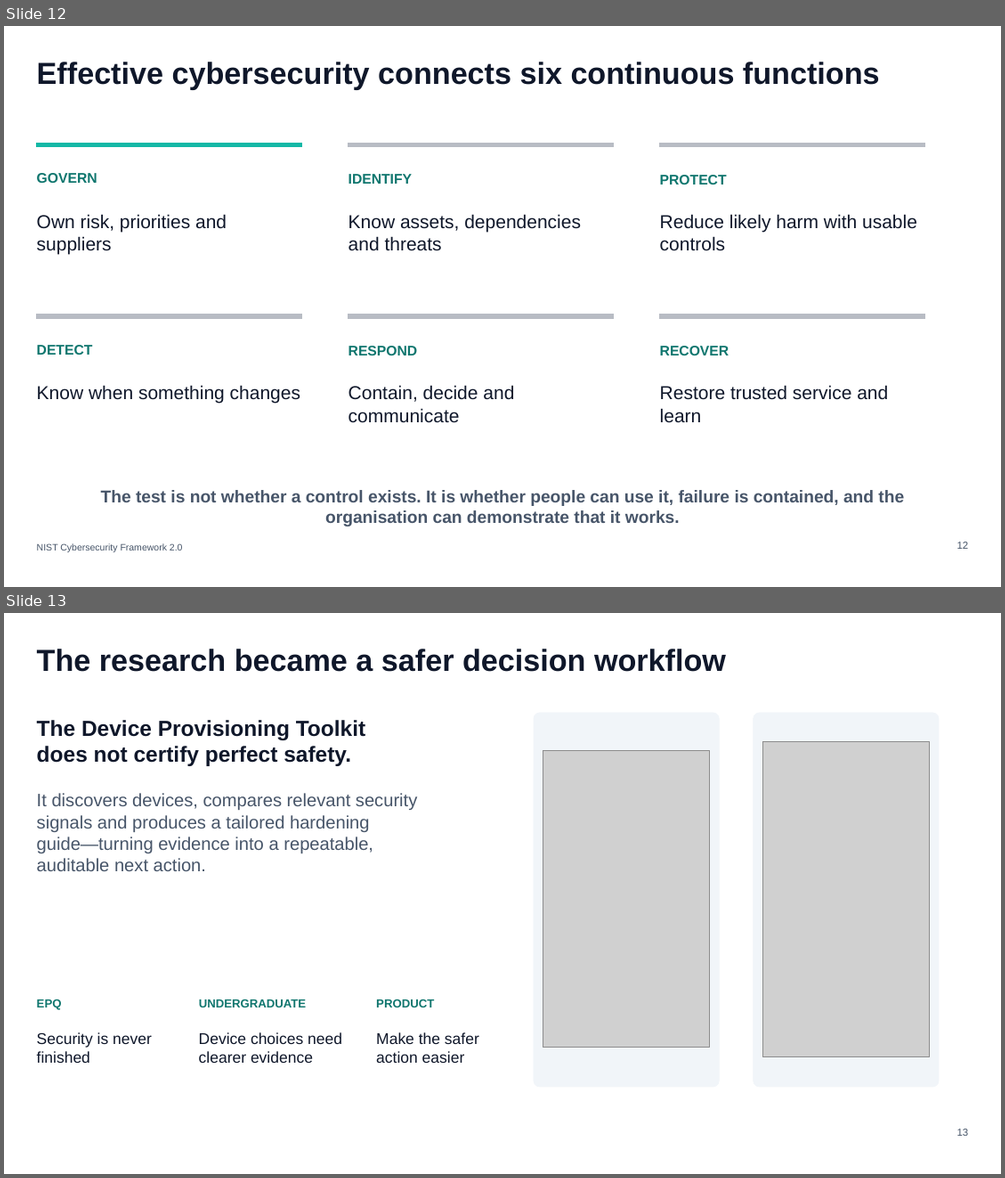
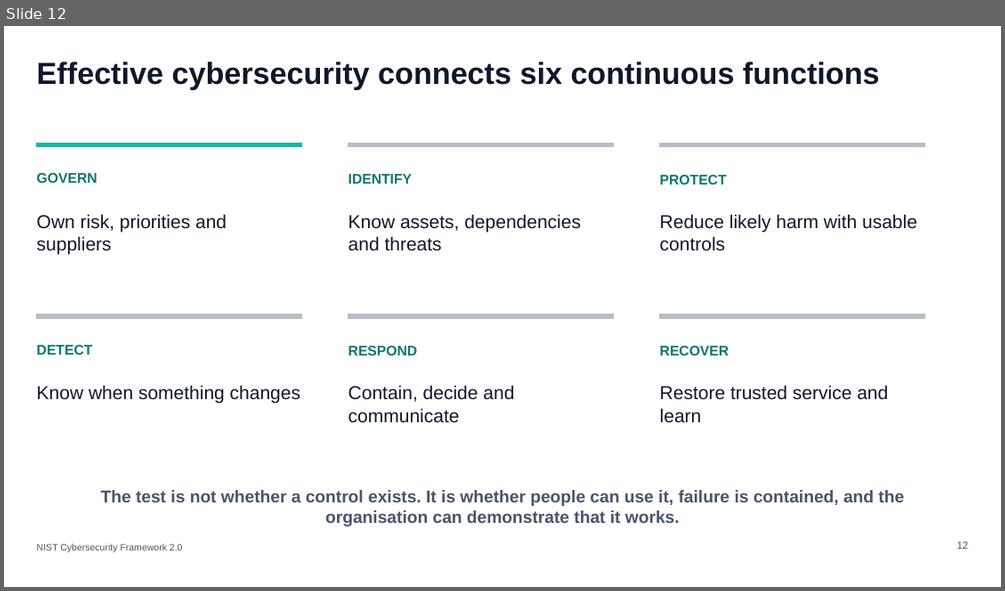
Before and after one commit to NathanBrownBennett/NathanBrown-Bennett, a slide deck: assets/documents/a-level-epq-presentation.pptx. Shown one above the other, each under a label of ours: slides 12 and 13 before the commit, slide 12 after it. The pictures are 1005x1178 and 1005x591 pixels, drawn with LibreOffice and Linux fonts; fonts in the diff are those of the drawing; grey boxes stand for pictures. Boxes give left, top, right and bottom in pixels: in the first picture for what was removed or moved away, otherwise in the second. Text is boxed around its words. In the diff, an @@ line names an element or a change of style, - is before the commit and + after.

```diff
--- a/assets/documents/a-level-epq-presentation.pptx
+++ b/assets/documents/a-level-epq-presentation.pptx
@@ slide 13 removed at (4, 613, 1001, 1174), background #FFFFFF @@
@@ text removed at (37, 649, 726, 672) @@
-The research became a safer decision workflow
@@ rounded rectangle removed at (534, 713, 719, 1086) @@
@@ rounded rectangle removed at (753, 713, 938, 1086) @@
@@ text removed at (37, 720, 365, 766) @@
-The Device Provisioning Toolkit does not certify perfect safety.
@@ picture removed at (763, 742, 930, 1056) @@
@@ picture removed at (543, 751, 710, 1046) @@
@@ text removed at (37, 793, 417, 871) @@
-It discovers devices, compares relevant security signals and produces a tailored hardening guide—turning evidence into a repeatable, auditable next action.
@@ text removed at (37, 999, 62, 1010) @@
-EPQ
@@ text removed at (199, 998, 306, 1007) @@
-UNDERGRADUATE
@@ text removed at (376, 998, 434, 1007) @@
-PRODUCT
@@ text removed at (37, 1032, 152, 1062) @@
-Security is never finished
@@ text removed at (199, 1032, 342, 1062) @@
-Device choices need clearer evidence
@@ text removed at (376, 1032, 479, 1062) @@
-Make the safer action easier
@@ text removed at (957, 1128, 969, 1135) @@
-13
```
Also in this commit, not shown: 4 slides changed, 1 slide added, 2 other files.
